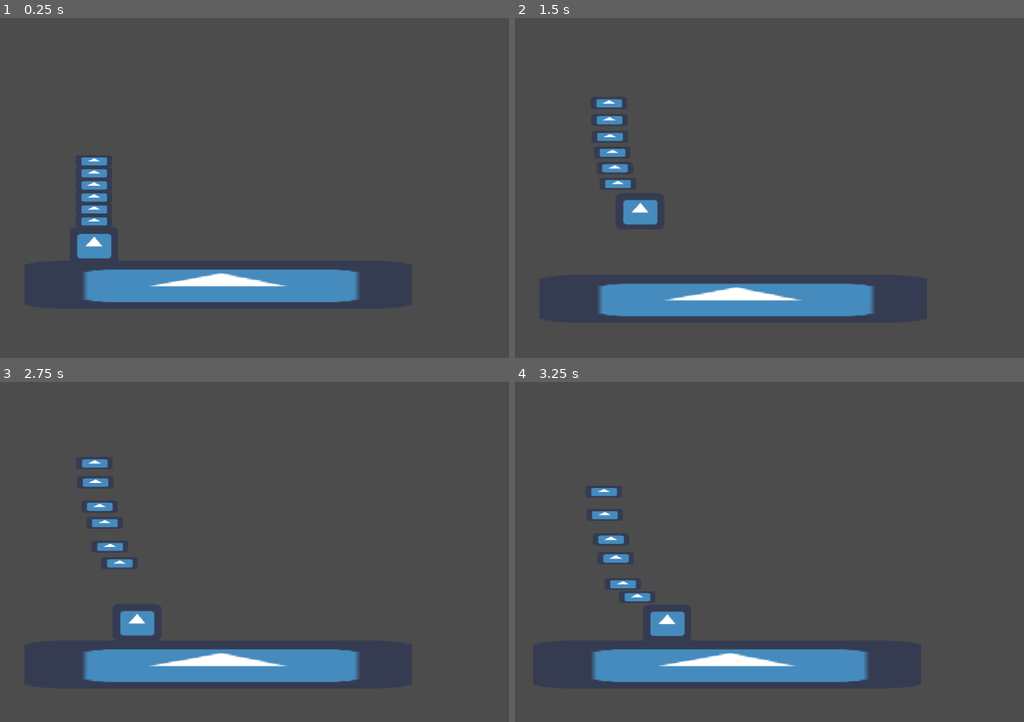
Above: before the commit, frames 1-4 (two rows, left to right).
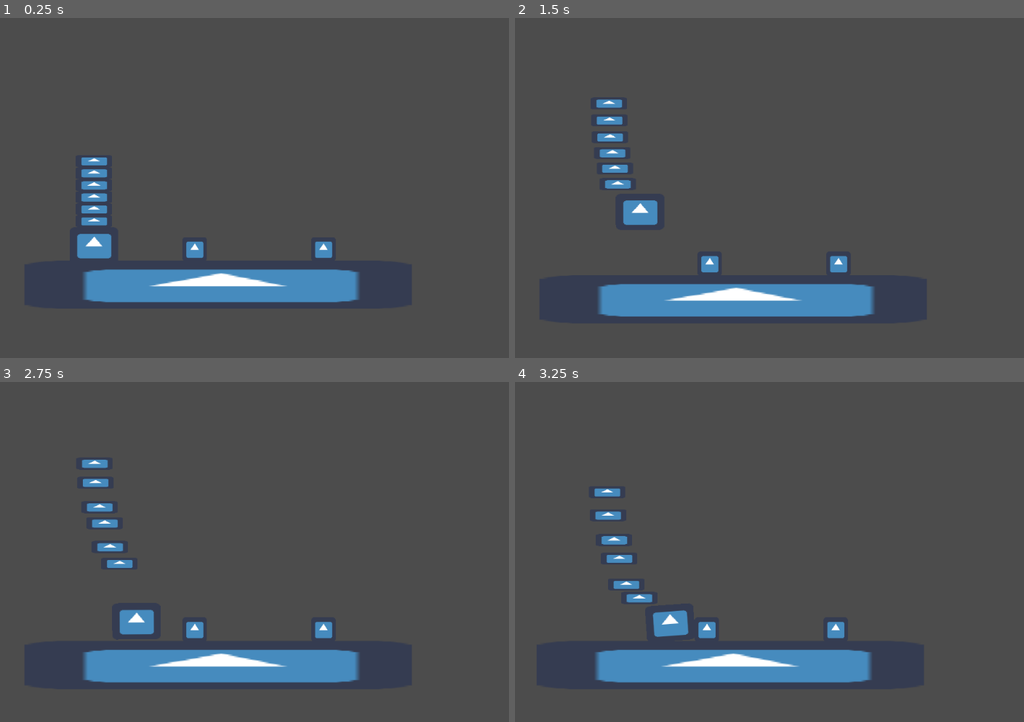
Above: after the commit, the same moments.

Repository: MauveMagician/Amazing-calzone-delivery-mobile-cat
Game: Godot game, scene res://Scene/TestStage.tscn
Two runs of this game, one before a commit and one after it. Both use one fixed random seed, a clock stepped at 60 frames per second and the inputs below. The engine's default icon, where the game draws it, is replaced by a stand-in: a white triangle on a blue panel in a dark square.
Inputs:
- Up to frame 1 (0.25 s): no input
- Up to frame 2 (1.5 s): tap Enter (ui_accept) at 0.5, 0.77 s; hold Right (ui_right) 0.53-1.28 s; hold Left (ui_left) from 1.28 s (still down)
- Up to frame 3 (2.75 s): tap Enter (ui_accept) at 1.52 s; release Left (ui_left) at 2.03 s; hold Right (ui_right) from 2.03 s (still down)
- Up to frame 4 (3.25 s): keep holding Right (ui_right); tap Enter (ui_accept) at 3.02 s

The runs differ from the first frame. In frame 1, 0.3% of the frame differs, in the area x 36-66%, y 65-71%; in frame 2, 0.9%; in frame 3, 1.1%; in frame 4, 1.6%, in the area x 15-70%, y 31-89%.

Commit message:
added fire

Diff:
--- /dev/null
+++ b/Scene/Fire.gd
@@ -0,0 +1,6 @@
+extends Area2D
+
+func _on_Fire_body_entered(body):
+	if body.has_method("burn"):
+		queue_free()
+		body.burn()
--- a/Scene/PlayerCharacter.gd
+++ b/Scene/PlayerCharacter.gd
@@ -16,6 +16,9 @@
 	else:
 		jump = Vector2(0,0)
 
+func burn():
+	self.angular_velocity = 5
+
 func _ready():
 	pass
 
@@ -25,4 +28,7 @@
 func _physics_process(delta):
 	self.set_applied_force(thrust)
 	if(ray.is_colliding()):
+		self.mode = RigidBody2D.MODE_CHARACTER
 		self.apply_impulse(Vector2(0,0), jump)
+	else:
+		self.mode = RigidBody2D.MODE_RIGID
--- a/Scene/TestStage.tscn
+++ b/Scene/TestStage.tscn
@@ -1,8 +1,14 @@
-[gd_scene load_steps=5 format=2]
+[gd_scene load_steps=7 format=2]
 
 [ext_resource path="res://Scene/Calzone.tscn" type="PackedScene" id=1]
 [ext_resource path="res://Scene/PlayerCharacter.tscn" type="PackedScene" id=2]
-[ext_resource path="res://icon.png" type="Texture" id=3]
+[ext_resource path="res://Scene/Fire.gd" type="Script" id=3]
+[ext_resource path="res://icon.png" type="Texture" id=4]
+
+[sub_resource type="RectangleShape2D" id=3]
+
+custom_solver_bias = 0.0
+extents = Vector2( 30, 30 )
 
 [sub_resource type="RectangleShape2D" id=2]
 
@@ -37,7 +43,53 @@
 
 [node name="PlayerCharacter" parent="." index="6" instance=ExtResource( 2 )]
 
-[node name="UI Layer" type="CanvasLayer" parent="." index="7"]
+[node name="Fire" type="Area2D" parent="." index="7"]
+
+position = Vector2( 450, 450 )
+input_pickable = true
+gravity_vec = Vector2( 0, 1 )
+gravity = 98.0
+linear_damp = 0.1
+angular_damp = 1.0
+collision_layer = 1024
+audio_bus_override = false
+audio_bus_name = "Master"
+script = ExtResource( 3 )
+_sections_unfolded = [ "Collision" ]
+
+[node name="Sprite" type="Sprite" parent="Fire" index="0"]
+
+texture = ExtResource( 4 )
+_sections_unfolded = [ "Visibility" ]
+
+[node name="CollisionShape2D" type="CollisionShape2D" parent="Fire" index="1"]
+
+shape = SubResource( 3 )
+
+[node name="Fire2" type="Area2D" parent="." index="8"]
+
+position = Vector2( 790, 450 )
+input_pickable = true
+gravity_vec = Vector2( 0, 1 )
+gravity = 98.0
+linear_damp = 0.1
+angular_damp = 1.0
+collision_layer = 1024
+audio_bus_override = false
+audio_bus_name = "Master"
+script = ExtResource( 3 )
+_sections_unfolded = [ "Collision" ]
+
+[node name="Sprite" type="Sprite" parent="Fire2" index="0"]
+
+texture = ExtResource( 4 )
+_sections_unfolded = [ "Visibility" ]
+
+[node name="CollisionShape2D" type="CollisionShape2D" parent="Fire2" index="1"]
+
+shape = SubResource( 3 )
+
+[node name="UI Layer" type="CanvasLayer" parent="." index="9"]
 
 layer = 1
 offset = Vector2( 0, 0 )
@@ -59,8 +111,9 @@
 size_flags_vertical = 1
 _sections_unfolded = [ "Anchor", "Focus", "Grow Direction", "Hint", "Margin", "Mouse", "Rect", "Size Flags", "Theme" ]
 
-[node name="StaticBody2D" type="StaticBody2D" parent="." index="8"]
+[node name="StaticBody2D" type="StaticBody2D" parent="." index="10"]
 
+editor/display_folded = true
 position = Vector2( 512, 544 )
 scale = Vector2( 16, 2 )
 input_pickable = false
@@ -70,13 +123,18 @@
 constant_angular_velocity = 0.0
 friction = 0.25
 bounce = 0.0
+_sections_unfolded = [ "Collision", "Material", "Visibility" ]
 
 [node name="Sprite" type="Sprite" parent="StaticBody2D" index="0"]
 
-texture = ExtResource( 3 )
+texture = ExtResource( 4 )
 
 [node name="CollisionShape2D" type="CollisionShape2D" parent="StaticBody2D" index="1"]
 
 position = Vector2( 1.90735e-006, -1.04904e-005 )
 shape = SubResource( 2 )
 _sections_unfolded = [ "Transform", "Z Index" ]
+
+[connection signal="body_entered" from="Fire" to="Fire" method="_on_Fire_body_entered"]
+
+[connection signal="body_entered" from="Fire2" to="Fire2" method="_on_Fire_body_entered"]
